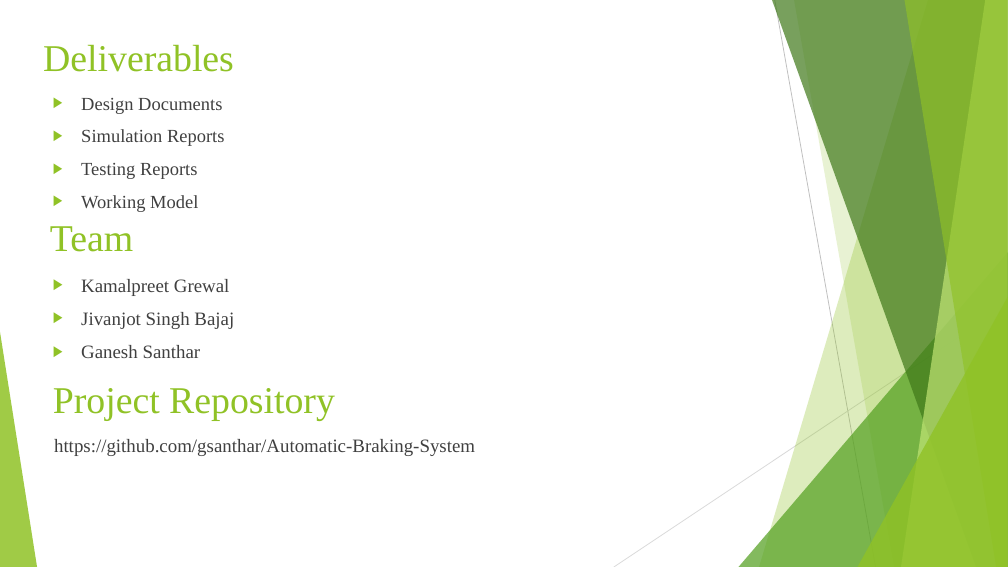
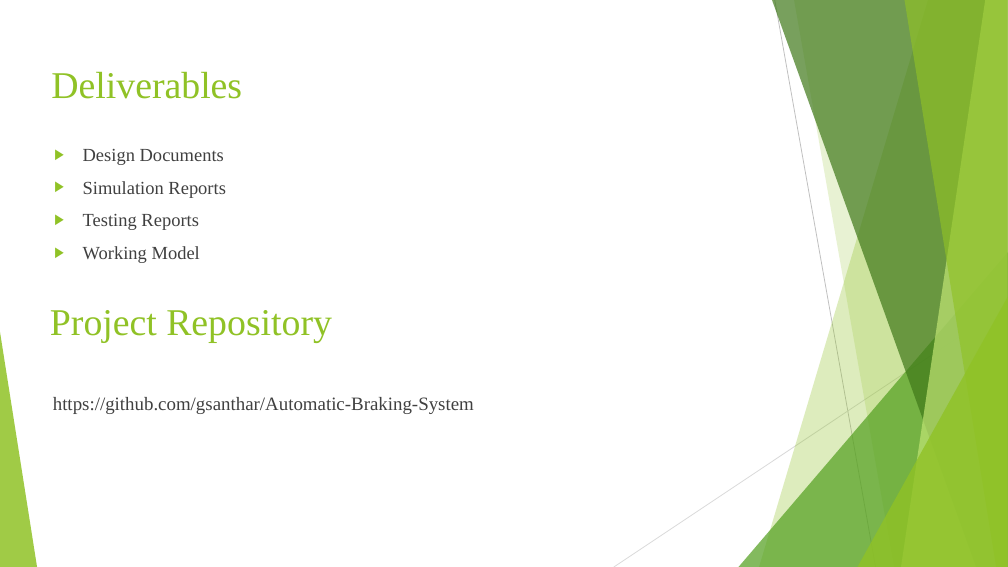
Before and after one commit to BusAI-Self-Driving-Car/Automatic-Braking-System, a slide deck: slide 9 of Project-Proposal/Automatic Braking System.pptx. Drawn at 1008x567 pixels with LibreOffice and Linux fonts; fonts in the diff are those of the drawing. Boxes give left, top, right and bottom in pixels: in the first picture for what was removed or moved away, otherwise in the second. Text is boxed around its words. In the diff, an @@ line names an element or a change of style, - is before the commit and + after.

```diff
--- a/Project-Proposal/Automatic Braking System.pptx
+++ b/Project-Proposal/Automatic Braking System.pptx
@@ title "Deliverables": place and size @@
-title "Deliverables" at (43, 44, 234, 72)
+title "Deliverables" at (51, 71, 242, 99)
@@ text "Design Documents": place and size @@
-text "Design Documents" at (81, 98, 225, 212)
+text "Design Documents" at (83, 149, 226, 263)
@@ text removed at (50, 226, 133, 252) @@
-Team
@@ text "Project Repository": place and size @@
-text "Project Repository" at (53, 388, 335, 421)
+text "Project Repository" at (50, 310, 332, 343)
@@ text removed at (81, 279, 234, 358) @@
-▶ Kamalpreet Grewal
-▶ Jivanjot Singh Bajaj
-▶ Ganesh Santhar
@@ text "https://github.com/gsanthar/Automatic-Braking-System": place and size @@
-text "https://github.com/gsanthar/Automatic-Braking-System" at (54, 439, 475, 456)
+text "https://github.com/gsanthar/Automatic-Braking-System" at (53, 397, 474, 414)
```
Also in this commit, not shown: 3 other slides changed.
